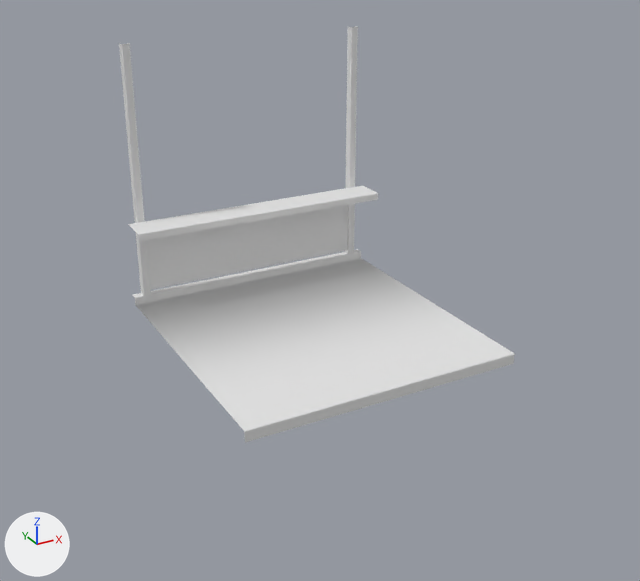
A saved change to the FBX model Assets/Resources/Meshes/Background/background_desk.fbx.
Camera for both pictures: a 50 mm lens placed at (-2.72, -5.04, 2.83), pointed at (-0.28, -0.59, 0.61). Lighting does not change. The marker at lower left points along +X, +Y and +Z. Where no turn or scale is listed for an object, it has been applied to the vertices.

The scene before the commit, as lines of its bpy script (objects in view):
```python
me_cube_001 = bpy.data.meshes.new('Cube.001')
me_cube_001.from_pydata(...)  # 82 vertices, 46 faces; spans x -1.0..1.0, y -1.0..1.06, z -0.05..1.95
ob_desk = bpy.data.objects.new('desk', me_cube_001)
ob_desk.location = (0.0, 0.0, 0.0)
```
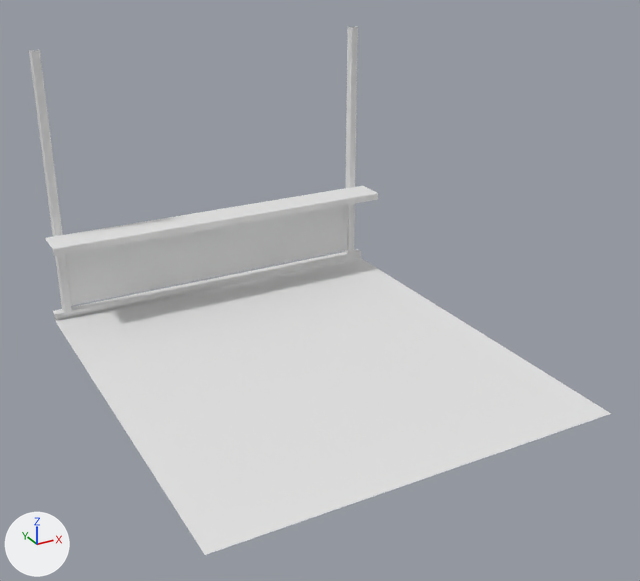
The newer file is also turned or shifted as a whole; pictures and numbers use the older file's frame.

What differs and where, as boxes [x1, y1, x2, y2] in the pictures (640 x 581 px; the box of a moved part takes in the faces that stretch with it):
'desk', reshaped (47% wider, 27% taller): before [119, 26, 515, 442]; after [29, 26, 611, 555]
part 1 of me_cube_001, moved or reshaped: before [119, 43, 515, 442]; after [29, 49, 611, 555]

What changed in the scene script:
```text
Change me_cube_001:
    used by ob_desk; location = (0.0, 0.0, 0.0)
    remove me_cube_001.from_pydata(...)  # 82 vertices, 46 faces; spans x -1.0..1.0, y -1.0..1.06, z -0.05..1.95
    add me_cube_001.from_pydata(...)  # 74 vertices, 45 faces; spans x -1.6..1.0, y -1.88..1.06, z 0.03..1.95
    me_cube_001 part 1
    17 vertices are removed from x -1.0..1.0, y -1.0..1.0, z -0.05..0.09
    16 faces are deleted
    33 vertices in x -1.0..-0.87, y 0.76..1.06, z 0.08..1.95 move by (-0.6, 0.0, 0.0)
    9 vertices are added at x -1.6..1.0, y -1.88..1.01, z 0.03..0.09
    15 new faces join them
```
